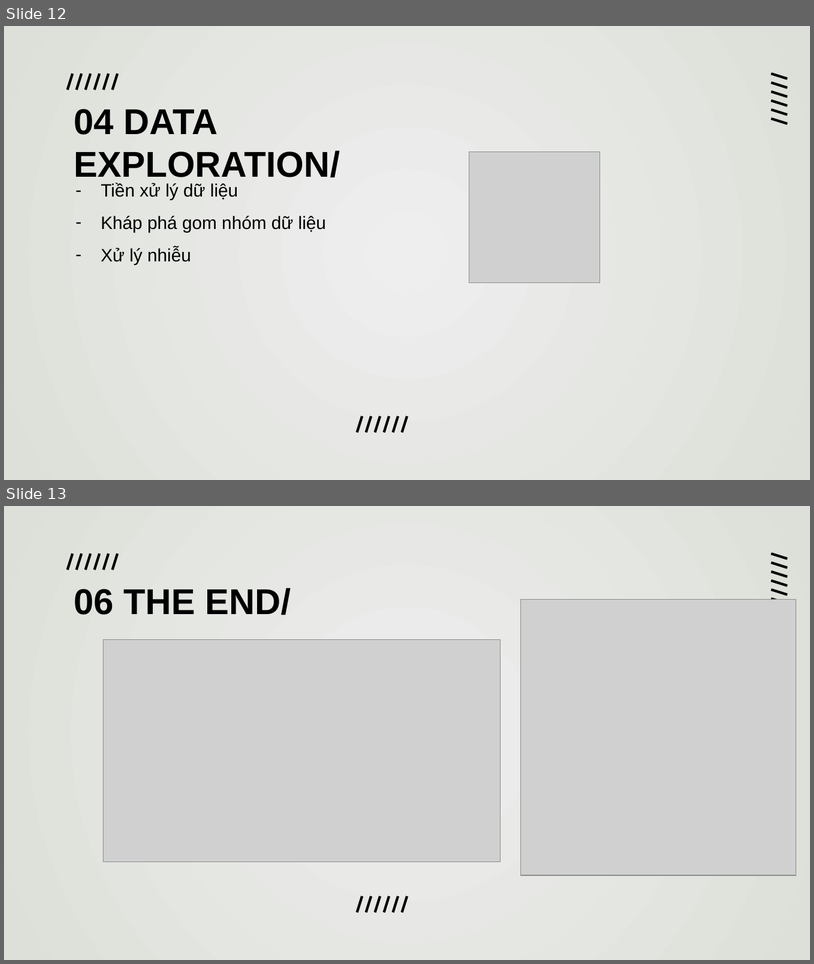
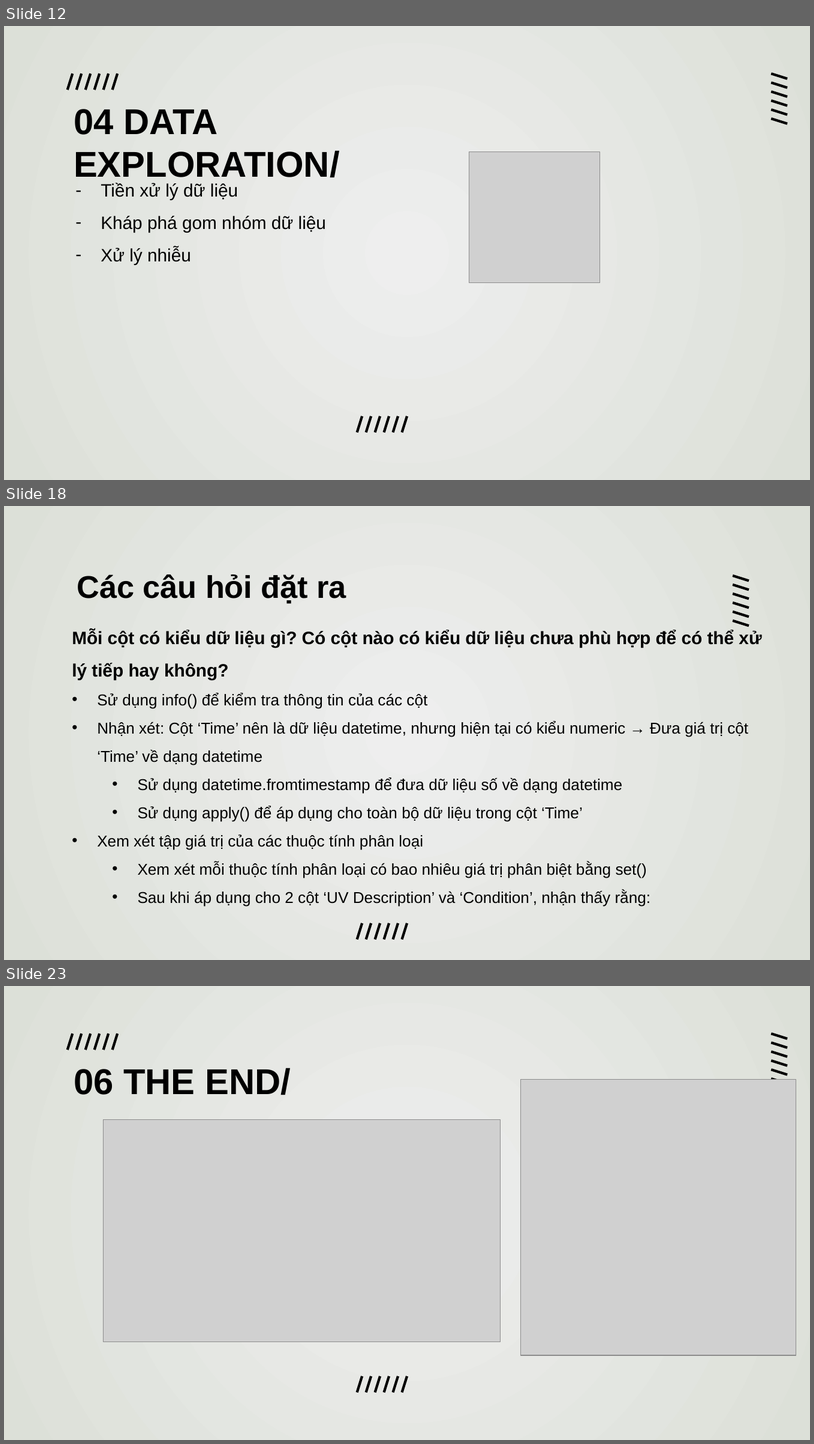
Before and after one commit to duongtanton/NP-KHDL-Gr9, a slide deck: group09.pptx. Shown one above the other, each under a label of ours: slides 12 and 13 before the commit, slides 12, 18 and 23 after it; the slides between them are not shown. The pictures are 814x964 and 814x1444 pixels, drawn with LibreOffice and Linux fonts; fonts in the diff are those of the drawing; grey boxes stand for pictures. Boxes give left, top, right and bottom in pixels: in the first picture for what was removed or moved away, otherwise in the second. Text is boxed around its words. In the diff, an @@ line names an element or a change of style, - is before the commit and + after.

```diff
--- a/group09.pptx
+++ b/group09.pptx
@@ slide 18 added at [4, 506, 810, 960], background gradient #EEEEEE to #DCE0D8 @@
@@ title added at [77, 574, 346, 604], 28 pt, text #000000, bold @@
+Các câu hỏi đặt ra
@@ subtitle added at [72, 630, 762, 906], 14 pt, text #000000 @@
+Mỗi cột có kiểu dữ liệu gì? Có cột nào có kiểu dữ liệu chưa phù hợp để có thể xử lý tiếp hay không?
+• Sử dụng info() để kiểm tra thông tin của các cột
+• Nhận xét: Cột ‘Time’ nên là dữ liệu datetime, nhưng hiện tại có kiểu numeric → Đưa giá trị cột ‘Time’ về dạng datetime
+  • Sử dụng datetime.fromtimestamp để đưa dữ liệu số về dạng datetime
+  • Sử dụng apply() để áp dụng cho toàn bộ dữ liệu trong cột ‘Time’
+• Xem xét tập giá trị của các thuộc tính phân loại
+  • Xem xét mỗi thuộc tính phân loại có bao nhiêu giá trị phân biệt bằng set()
+  • Sau khi áp dụng cho 2 cột ‘UV Description’ và ‘Condition’, nhận thấy rằng:
@@ group added at [733, 576, 749, 625]: 6 lines @@
@@ group added at [357, 923, 407, 939]: 6 lines @@
@@ what was slide 13 is now slide 23 @@
```
Also in this commit, not shown: 9 other slides added.
